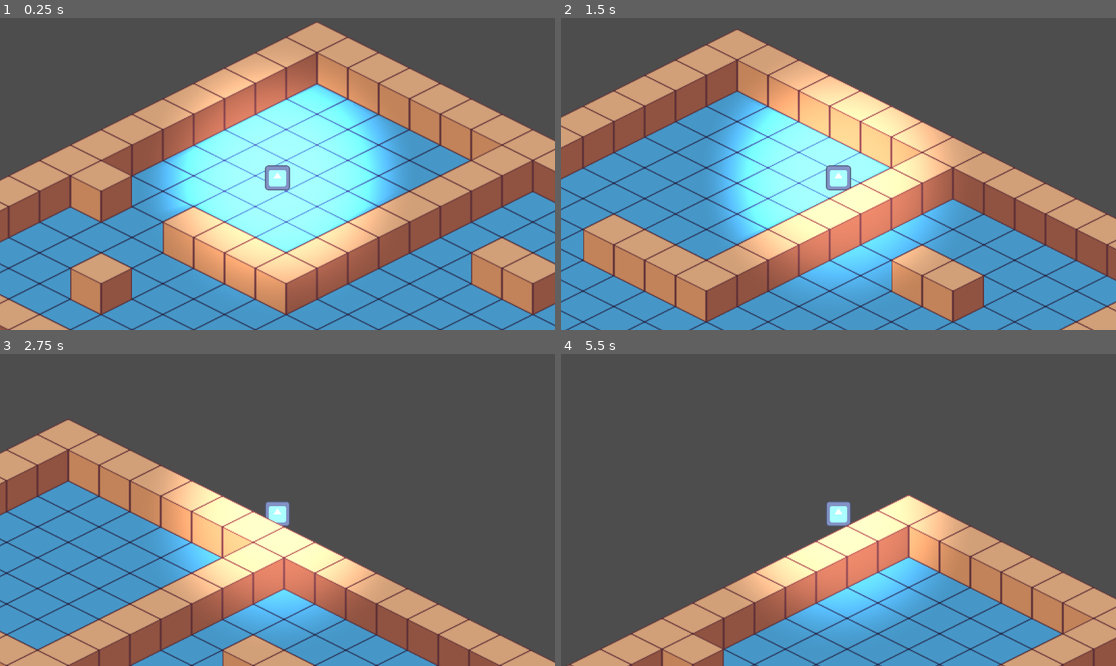
Above: before the commit, frames 1-4 (two rows, left to right).
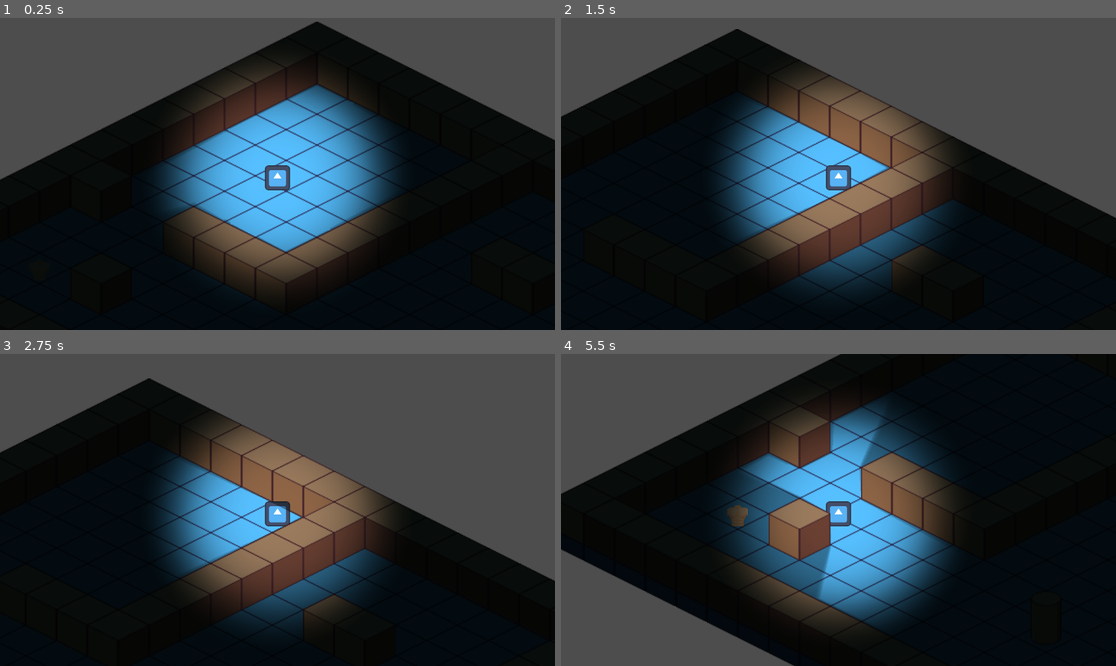
Above: after the commit, the same moments.

Repository: ekaktusz/screamjam2024
Game: Godot game, scene res://Scenes/main.tscn
Same seed, same stepped clock (60 frames per second), same inputs: the game is played once before the commit and once after it. The engine's default icon, where the game draws it, is replaced by a stand-in: a white triangle on a blue panel in a dark square.
Inputs:
- Up to frame 1 (0.25 s): no input
- Up to frame 2 (1.5 s): tap Enter at 0.5 s; hold Right (ui_right) 0.53-1.28 s; hold E (interact, bound only after the commit) 0.53-1.28 s; hold Down (ui_down) from 1.28 s (still down); tap E (interact, bound only after the commit) at 1.35 s
- Up to frame 3 (2.75 s): tap Space at 2 s; release Down (ui_down) at 2.03 s; hold Right (ui_right) from 2.03 s (still down); hold E (interact, bound only after the commit) from 2.03 s (still down)
- Up to frame 4 (5.5 s): release Right (ui_right) at 2.78 s; release E (interact, bound only after the commit) at 2.78 s; hold Up (ui_up) 2.78-3.53 s; tap E (interact, bound only after the commit) at 2.85, 4.35 s; hold E (interact, bound only after the commit) 3.53-4.28 s; hold Left (ui_left) 3.53-5.03 s; hold Down (ui_down) from 5.03 s (still down); hold E (interact, bound only after the commit) from 5.03 s (still down)

The runs differ from the first frame. In frame 1, 76% of the frame differs, in the area x 0-100%, y 1-100%; in frame 2, 71%; in frame 3, 65%; in frame 4, 84%, in the area x 0-100%, y 0-100%.

Commit message:
interaction manager added

Diff:
--- a/Scenes/Character/character_body_2d.gd
+++ b/Scenes/Character/character_body_2d.gd
@@ -2,8 +2,9 @@
 
 
 const SPEED = 200
+var hasBodyPart = false
 
-func _physics_process(delta):
+func _physics_process(_delta):
 
 	var	direction = Input.get_vector("ui_left", "ui_right", "ui_up", "ui_down")
 	if direction:
--- a/Scenes/Character/character_body_2d.tscn
+++ b/Scenes/Character/character_body_2d.tscn
@@ -13,8 +13,7 @@
 
 [node name="PointLight2D" type="PointLight2D" parent="."]
 y_sort_enabled = true
-scale = Vector2(1, 1)
-energy = 0.7
+energy = 0.5
 shadow_enabled = true
 shadow_filter = 1
 shadow_filter_smooth = 4.0
@@ -23,7 +22,6 @@
 
 [node name="PointLight2D2" type="PointLight2D" parent="."]
 y_sort_enabled = true
-scale = Vector2(1, 1)
 energy = 0.7
 shadow_filter = 1
 shadow_filter_smooth = 4.0
--- /dev/null
+++ b/Scenes/Interaction/InteractionArea.tscn
@@ -0,0 +1,9 @@
+[gd_scene load_steps=2 format=3 uid="uid://bg36jejsehft1"]
+
+[ext_resource type="Script" path="res://Scenes/Interaction/interaction_area.gd" id="1_vx2t4"]
+
+[node name="InteractionArea" type="Area2D"]
+script = ExtResource("1_vx2t4")
+
+[connection signal="body_entered" from="." to="." method="_on_body_entered"]
+[connection signal="body_exited" from="." to="." method="_on_body_exited"]
--- /dev/null
+++ b/Scenes/Interaction/InteractionManager.tscn
@@ -0,0 +1,24 @@
+[gd_scene load_steps=2 format=3 uid="uid://bglj01rrjwd2u"]
+
+[ext_resource type="Script" path="res://Scenes/Interaction/interaction_manager.gd" id="1_fr0rf"]
+
+[node name="InteractionManager" type="Node2D"]
+script = ExtResource("1_fr0rf")
+
+[node name="Label" type="Label" parent="."]
+z_index = 20
+anchors_preset = 8
+anchor_left = 0.5
+anchor_top = 0.5
+anchor_right = 0.5
+anchor_bottom = 0.5
+offset_left = -74.0
+offset_top = -11.5
+offset_right = 74.0
+offset_bottom = 11.5
+grow_horizontal = 2
+grow_vertical = 2
+text = "Press 'E' to interact	"
+horizontal_alignment = 1
+vertical_alignment = 1
+metadata/_edit_use_anchors_ = true
--- /dev/null
+++ b/Scenes/Interaction/interaction_area.gd
@@ -0,0 +1,13 @@
+extends Area2D
+class_name InteractionArea
+
+@export var action_name: String = "interact"
+
+var interact: Callable = func():
+	pass
+
+func _on_body_entered(body: Node2D) -> void:
+	InteractionManager.register_area(self)
+
+func _on_body_exited(body: Node2D) -> void:
+	InteractionManager.unregister_area(self)
--- /dev/null
+++ b/Scenes/Interaction/interaction_manager.gd
@@ -0,0 +1,40 @@
+extends Node2D
+
+@onready var player = get_tree().get_first_node_in_group("player")
+@onready var label: Label = $Label
+
+const base_text = "[E] to "
+var active_areas = []
+var can_interact = true
+
+func register_area(area: InteractionArea):
+	active_areas.push_back(area)
+
+func unregister_area(area: InteractionArea):
+	var index = active_areas.find(area)
+	if index != -1:
+		active_areas.remove_at(index)
+
+func _process(delta):
+	if active_areas.size() > 0 && can_interact:
+		active_areas.sort_custom(_sort_by_distance_to_player)
+		label.text = base_text + active_areas[0].action_name
+		label.global_position = active_areas[0].global_position
+		label.global_position.y -= 32
+		label.global_position.x -= 64
+		label.show()
+	else:
+		label.hide()
+
+func _sort_by_distance_to_player(area1, area2):
+	var area1_to_player = player.global_position.distance_to(area1.global_position)
+	var area2_to_player = player.global_position.distance_to(area2.global_position)
+	return area1_to_player < area2_to_player
+
+func _input(event):
+	if event.is_action_pressed("interact") && can_interact:
+		if active_areas.size() > 0:
+			can_interact = false
+			label.hide()
+			await active_areas[0].interact.call()
+			can_interact = true
--- /dev/null
+++ b/Scenes/Item/item.gd
@@ -0,0 +1,17 @@
+extends Node2D
+
+@onready var interaction_area: InteractionArea = $InteractionArea
+
+
+# Called when the node enters the scene tree for the first time.
+func _ready() -> void:
+	interaction_area.interact = Callable(self,"_on_interact")
+
+
+# Called every frame. 'delta' is the elapsed time since the previous frame.
+func _process(delta: float) -> void:
+	pass
+
+func _on_interact():
+	print('item picked up')
+	queue_free()
--- /dev/null
+++ b/Scenes/Item/item.tscn
@@ -0,0 +1,24 @@
+[gd_scene load_steps=5 format=3 uid="uid://bb2ai4g5a33a2"]
+
+[ext_resource type="Script" path="res://Scenes/Item/item.gd" id="1_70ido"]
+[ext_resource type="Texture2D" uid="uid://dw8781gdxv45y" path="res://Scenes/Item/bodypart.png" id="2_qbe75"]
+[ext_resource type="PackedScene" uid="uid://bg36jejsehft1" path="res://Scenes/Interaction/InteractionArea.tscn" id="3_1qkrf"]
+
+[sub_resource type="CircleShape2D" id="CircleShape2D_c6utd"]
+radius = 290.0
+
+[node name="Item" type="Node2D"]
+scale = Vector2(0.1, 0.1)
+script = ExtResource("1_70ido")
+
+[node name="Sprite2D" type="Sprite2D" parent="."]
+position = Vector2(-20, 0)
+texture = ExtResource("2_qbe75")
+
+[node name="InteractionArea" parent="." instance=ExtResource("3_1qkrf")]
+action_name = "pick up"
+
+[node name="CollisionShape2D" type="CollisionShape2D" parent="InteractionArea"]
+position = Vector2(-20, 0)
+scale = Vector2(1, 1)
+shape = SubResource("CircleShape2D_c6utd")
--- a/Scenes/Tilemap/tile_map_layer_2.tscn
+++ b/Scenes/Tilemap/tile_map_layer_first_floor.tscn
@@ -38,7 +38,6 @@
 0:4/0/texture_origin = Vector2i(0, -16)
 0:4/0/occlusion_layer_0/polygon = SubResource("OccluderPolygon2D_0esjx")
 0:4/0/physics_layer_0/polygon_0/points = PackedVector2Array(32.443, 32.9154, 0.157494, 48.9794, -32, 32.5, -32, 0, 0, -16, 32, 0)
-0:4/0/physics_layer_0/polygon_0/one_way = true
 1:4/0 = 0
 2:4/0 = 0
 3:4/0 = 0
@@ -57,70 +56,6 @@
 1:7/0 = 0
 2:7/0 = 0
 3:7/0 = 0
-0:8/0 = 0
-1:8/0 = 0
-2:8/0 = 0
-3:8/0 = 0
-4:8/0 = 0
-5:8/0 = 0
-6:8/0 = 0
-7:8/0 = 0
-0:9/0 = 0
-1:9/0 = 0
-2:9/0 = 0
-3:9/0 = 0
-4:9/0 = 0
-5:9/0 = 0
-6:9/0 = 0
-7:9/0 = 0
-0:10/0 = 0
-1:10/0 = 0
-2:10/0 = 0
-3:10/0 = 0
-4:10/0 = 0
-5:10/0 = 0
-6:10/0 = 0
-7:10/0 = 0
-0:11/0 = 0
-1:11/0 = 0
-2:11/0 = 0
-3:11/0 = 0
-4:11/0 = 0
-5:11/0 = 0
-6:11/0 = 0
-7:11/0 = 0
-0:12/0 = 0
-1:12/0 = 0
-2:12/0 = 0
-3:12/0 = 0
-4:12/0 = 0
-5:12/0 = 0
-6:12/0 = 0
-7:12/0 = 0
-0:13/0 = 0
-1:13/0 = 0
-2:13/0 = 0
-3:13/0 = 0
-4:13/0 = 0
-5:13/0 = 0
-6:13/0 = 0
-7:13/0 = 0
-0:14/0 = 0
-1:14/0 = 0
-2:14/0 = 0
-3:14/0 = 0
-4:14/0 = 0
-5:14/0 = 0
-6:14/0 = 0
-7:14/0 = 0
-0:15/0 = 0
-1:15/0 = 0
-2:15/0 = 0
-3:15/0 = 0
-4:15/0 = 0
-5:15/0 = 0
-6:15/0 = 0
-7:15/0 = 0
 
 [sub_resource type="TileSet" id="TileSet_csq0v"]
 tile_shape = 1
@@ -130,7 +65,7 @@
 physics_layer_0/collision_layer = 1
 sources/0 = SubResource("TileSetAtlasSource_l7blw")
 
-[node name="TileMapLayer2" type="TileMapLayer"]
+[node name="TileMapLayerFirstFloor" type="TileMapLayer"]
 y_sort_enabled = true
 position = Vector2(97, 64)
 tile_set = SubResource("TileSet_csq0v")
--- a/Scenes/Tilemap/tile_map_layer.tscn
+++ b/Scenes/Tilemap/tile_map_layer_ground_floor.tscn
@@ -11,131 +11,35 @@
 1:0/0/texture_origin = Vector2i(0, 8)
 2:0/0 = 0
 3:0/0 = 0
-4:0/0 = 0
-4:0/0/texture_origin = Vector2i(0, 8)
-5:0/0 = 0
-6:0/0 = 0
-7:0/0 = 0
 0:1/0 = 0
 1:1/0 = 0
 2:1/0 = 0
 3:1/0 = 0
-4:1/0 = 0
-5:1/0 = 0
-6:1/0 = 0
-7:1/0 = 0
 0:2/0 = 0
+0:2/0/texture_origin = Vector2i(0, 16)
 1:2/0 = 0
 2:2/0 = 0
 3:2/0 = 0
-4:2/0 = 0
-5:2/0 = 0
-6:2/0 = 0
-7:2/0 = 0
 0:3/0 = 0
 1:3/0 = 0
 2:3/0 = 0
 3:3/0 = 0
-4:3/0 = 0
-5:3/0 = 0
-6:3/0 = 0
-7:3/0 = 0
 0:4/0 = 0
 1:4/0 = 0
 2:4/0 = 0
 3:4/0 = 0
-4:4/0 = 0
-5:4/0 = 0
-6:4/0 = 0
-7:4/0 = 0
 0:5/0 = 0
 1:5/0 = 0
 2:5/0 = 0
 3:5/0 = 0
-4:5/0 = 0
-5:5/0 = 0
-6:5/0 = 0
-7:5/0 = 0
 0:6/0 = 0
 1:6/0 = 0
 2:6/0 = 0
 3:6/0 = 0
-4:6/0 = 0
-5:6/0 = 0
-6:6/0 = 0
-7:6/0 = 0
 0:7/0 = 0
 1:7/0 = 0
 2:7/0 = 0
 3:7/0 = 0
-4:7/0 = 0
-5:7/0 = 0
-6:7/0 = 0
-7:7/0 = 0
-0:8/0 = 0
-1:8/0 = 0
-2:8/0 = 0
-3:8/0 = 0
-4:8/0 = 0
-5:8/0 = 0
-6:8/0 = 0
-7:8/0 = 0
-0:9/0 = 0
-1:9/0 = 0
-2:9/0 = 0
-3:9/0 = 0
-4:9/0 = 0
-5:9/0 = 0
-6:9/0 = 0
-7:9/0 = 0
-0:10/0 = 0
-1:10/0 = 0
-2:10/0 = 0
-3:10/0 = 0
-4:10/0 = 0
-5:10/0 = 0
-6:10/0 = 0
-7:10/0 = 0
-0:11/0 = 0
-1:11/0 = 0
-2:11/0 = 0
-3:11/0 = 0
-4:11/0 = 0
-5:11/0 = 0
-6:11/0 = 0
-7:11/0 = 0
-0:12/0 = 0
-1:12/0 = 0
-2:12/0 = 0
-3:12/0 = 0
-4:12/0 = 0
-5:12/0 = 0
-6:12/0 = 0
-7:12/0 = 0
-0:13/0 = 0
-1:13/0 = 0
-2:13/0 = 0
-3:13/0 = 0
-4:13/0 = 0
-5:13/0 = 0
-6:13/0 = 0
-7:13/0 = 0
-0:14/0 = 0
-1:14/0 = 0
-2:14/0 = 0
-3:14/0 = 0
-4:14/0 = 0
-5:14/0 = 0
-6:14/0 = 0
-7:14/0 = 0
-0:15/0 = 0
-1:15/0 = 0
-2:15/0 = 0
-3:15/0 = 0
-4:15/0 = 0
-5:15/0 = 0
-6:15/0 = 0
-7:15/0 = 0
 
 [sub_resource type="TileSet" id="TileSet_csq0v"]
 tile_shape = 1
@@ -145,7 +49,7 @@
 physics_layer_0/collision_layer = 1
 sources/0 = SubResource("TileSetAtlasSource_l7blw")
 
-[node name="TileMapLayer2" type="TileMapLayer"]
+[node name="TileMapGroundFloor" type="TileMapLayer"]
 y_sort_enabled = true
 position = Vector2(97, 64)
 tile_map_data = PackedByteArray("AAD7//3/AAAAAAAAAAD8//7/AAAAAAAAAAD9//7/AAAAAAAAAAD+////AAAAAAAAAAD/////AAAAAAAAAAAIAP …(784 unchanged characters)…
--- a/Scenes/main.tscn
+++ b/Scenes/main.tscn
@@ -1,29 +1,33 @@
-[gd_scene load_steps=5 format=4 uid="uid://ct5a81kc8suuw"]
+[gd_scene load_steps=6 format=4 uid="uid://ct5a81kc8suuw"]
 
 [ext_resource type="PackedScene" uid="uid://clflyn1b5u5hp" path="res://Scenes/canvas_modulate.tscn" id="1_cwatj"]
-[ext_resource type="PackedScene" uid="uid://cojbcgpbmq6ui" path="res://Scenes/Tilemap/tile_map_layer.tscn" id="1_rv4jy"]
+[ext_resource type="PackedScene" uid="uid://cojbcgpbmq6ui" path="res://Scenes/Tilemap/tile_map_layer_ground_floor.tscn" id="1_rv4jy"]
 [ext_resource type="PackedScene" uid="uid://yspo5jyeg5s0" path="res://Scenes/Character/character_body_2d.tscn" id="2_ssn54"]
-[ext_resource type="PackedScene" uid="uid://u7poiyy58cwy" path="res://Scenes/Tilemap/tile_map_layer_2.tscn" id="3_e2lyt"]
+[ext_resource type="PackedScene" uid="uid://u7poiyy58cwy" path="res://Scenes/Tilemap/tile_map_layer_first_floor.tscn" id="3_e2lyt"]
+[ext_resource type="PackedScene" uid="uid://bb2ai4g5a33a2" path="res://Scenes/Item/item.tscn" id="5_57x4r"]
 
 [node name="Main" type="Node2D"]
 y_sort_enabled = true
 
 [node name="CanvasModulate" parent="." instance=ExtResource("1_cwatj")]
-visible = false
 color = Color(0.0403748, 0.075197, 0.0820313, 1)
 
-[node name="CharacterBody2D" parent="." instance=ExtResource("2_ssn54")]
+[node name="Player" parent="." groups=["player"] instance=ExtResource("2_ssn54")]
 z_index = 1
 y_sort_enabled = true
 position = Vector2(114, 24)
 
-[node name="TileMapLayer" parent="." instance=ExtResource("1_rv4jy")]
+[node name="TileMapLayerGroundFloor" parent="." instance=ExtResource("1_rv4jy")]
 position = Vector2(187, 22)
 tile_map_data = PackedByteArray("AAD7//3/AAABAAIAAAD8//7/AAABAAIAAAD9//7/AAABAAIAAAD+////AAABAAIAAAD/////AAABAAIAAAD+// …(3760 unchanged characters)…
 metadata/_edit_lock_ = true
 
-[node name="TileMapLayer2" parent="." instance=ExtResource("3_e2lyt")]
+[node name="TileMapLayerFirstFloor" parent="." instance=ExtResource("3_e2lyt")]
 z_index = 1
 position = Vector2(187, 22)
 tile_map_data = PackedByteArray("AAD8/wIAAAAAAAQAAAD7/wEAAAAAAAQAAAD6/wEAAAAAAAQAAAD3////AAAAAAQAAAD2////AAAAAAQAAAD3// …(1104 unchanged characters)…
 metadata/_edit_lock_ = true
+
+[node name="Item" parent="." instance=ExtResource("5_57x4r")]
+y_sort_enabled = true
+position = Vector2(-131, 120)
--- a/project.godot
+++ b/project.godot
@@ -15,6 +15,18 @@
 config/features=PackedStringArray("4.3", "GL Compatibility")
 config/icon="res://icon.svg"
 
+[autoload]
+
+InteractionManager="*res://Scenes/Interaction/InteractionManager.tscn"
+
+[input]
+
+interact={
+"deadzone": 0.5,
+"events": [Object(InputEventKey,"resource_local_to_scene":false,"resource_name":"","device":-1,"window_id":0,"alt_pressed":false,"shift_pressed":false,"ctrl_pressed":false,"meta_pressed":false,"pressed":false,"keycode":0,"physical_keycode":69,"key_label":0,"unicode":101,"location":0,"echo":false,"script":null)
+]
+}
+
 [rendering]
 
 renderer/rendering_method="gl_compatibility"
Binary file added: Scenes/Item/bodypart.png
Not shown, added: Scenes/Item/bodypart.png.import
